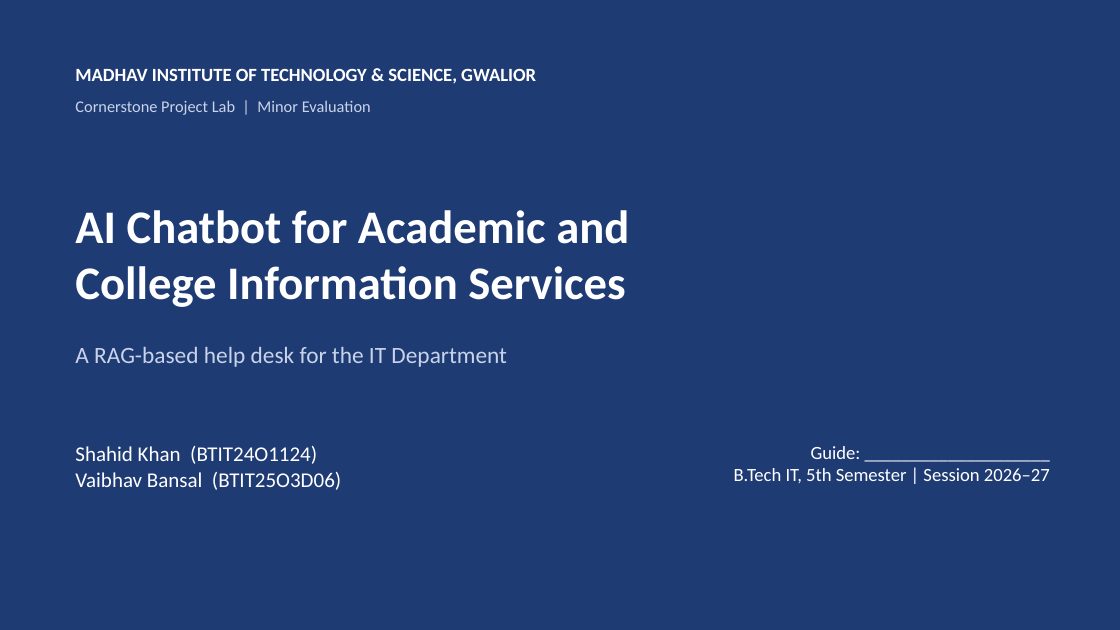
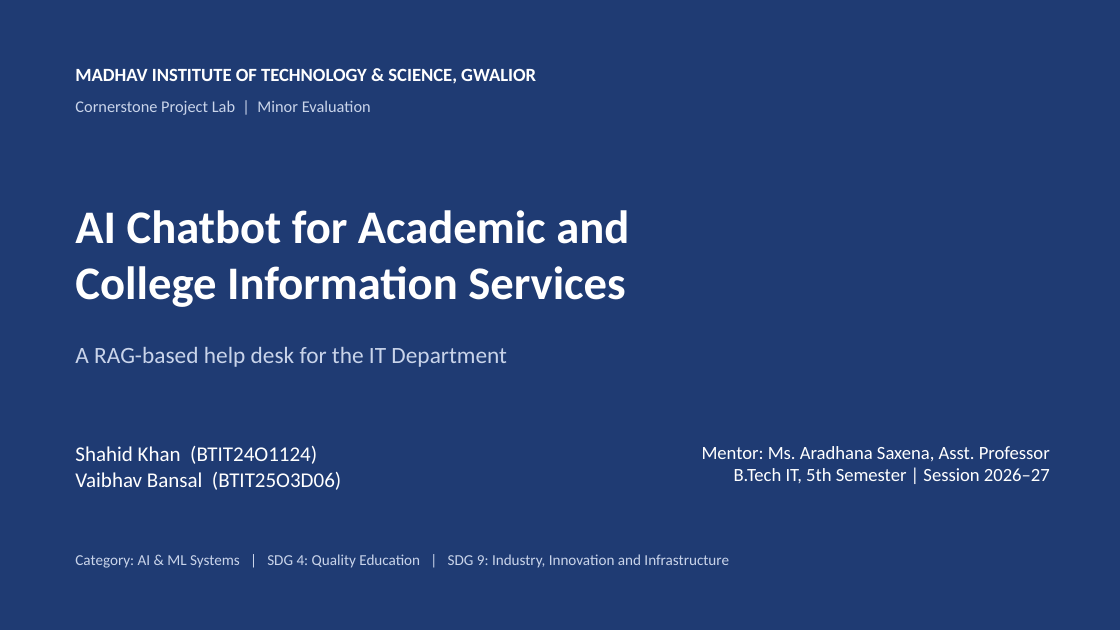
Before and after one commit to VaibhavBansa1/Cornerstone-1, a slide deck: slide 1 of docs/evaluation/Presentation_AI_Chatbot_MITS.pptx. Drawn at 1120x630 pixels with LibreOffice and Linux fonts; fonts in the diff are those of the drawing. Boxes give left, top, right and bottom in pixels: in the first picture for what was removed or moved away, otherwise in the second. Text is boxed around its words. In the diff, an @@ line names an element or a change of style, - is before the commit and + after.

```diff
--- a/docs/evaluation/Presentation_AI_Chatbot_MITS.pptx
+++ b/docs/evaluation/Presentation_AI_Chatbot_MITS.pptx
@@ text at (702, 446, 1050, 461): text changed @@
-Guide: ____________________
+Mentor: Ms. Aradhana Saxena, Asst. Professor
@@ text added at (75, 554, 729, 568), 13 pt, text #C9D4EA @@
+Category: AI & ML Systems | SDG 4: Quality Education | SDG 9: Industry, Innovation and Infrastructure
```
Also in this commit, not shown: 1 other file.
